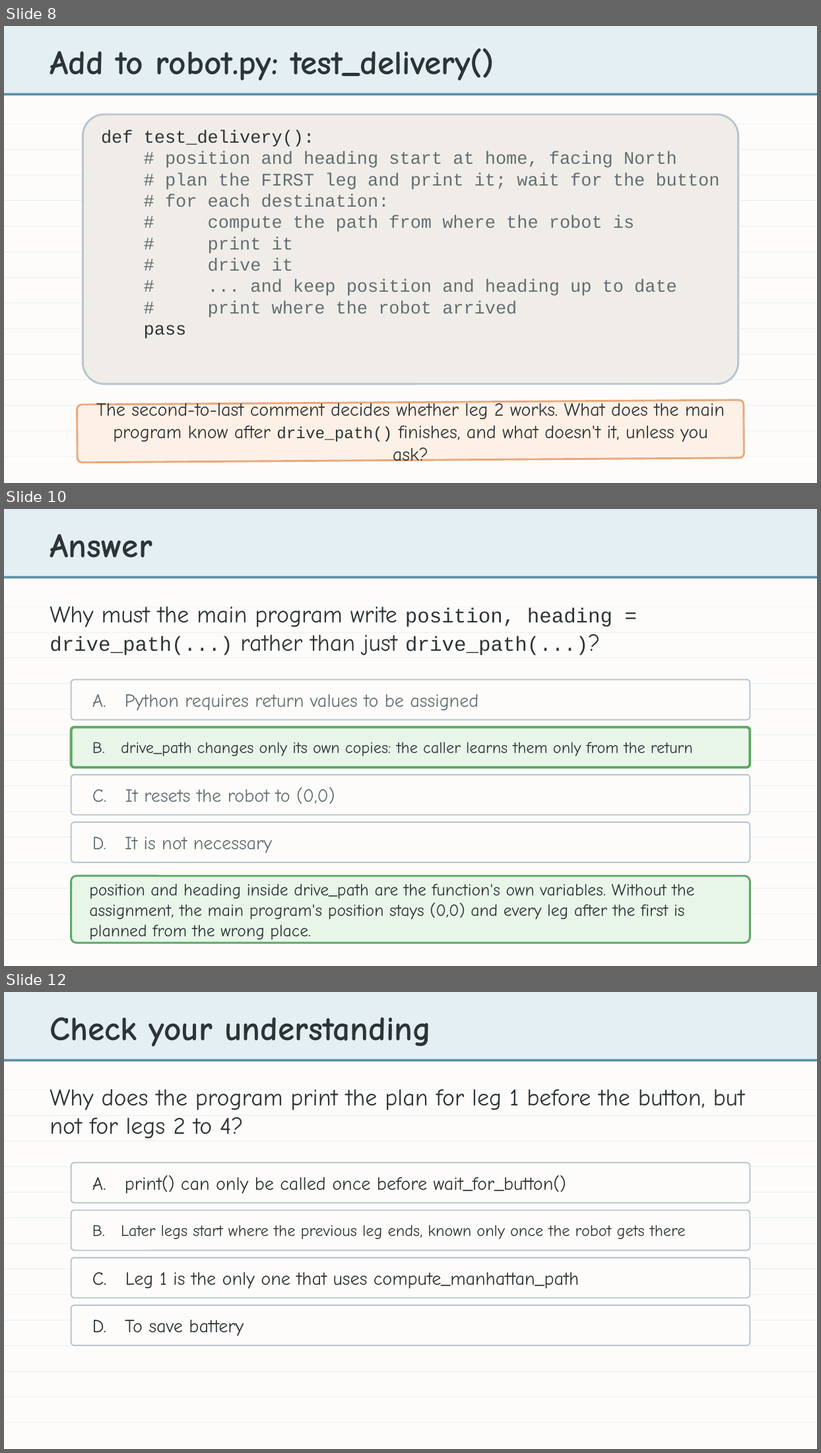
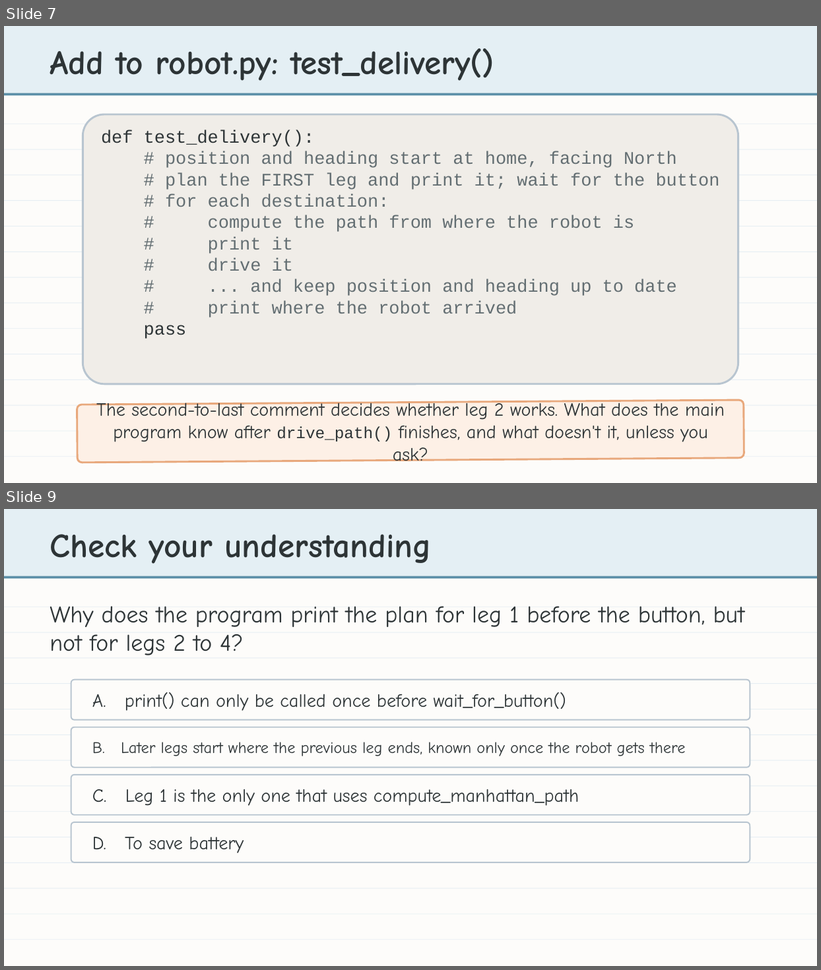
Before and after one commit to bradamiller/LearningPython, a slide deck: static/slides/module-04-manhattan/module-4-lesson-07-final-project.pptx. Shown one above the other, each under a label of ours: slides 8, 10 and 12 before the commit, slides 7 and 9 after it; the slides between them are not shown. The pictures are 821x1453 and 821x970 pixels, drawn with LibreOffice and Linux fonts; fonts in the diff are those of the drawing. Boxes give left, top, right and bottom in pixels: in the first picture for what was removed or moved away, otherwise in the second. Text is boxed around its words. In the diff, an @@ line names an element or a change of style, - is before the commit and + after.

```diff
--- a/static/slides/module-04-manhattan/module-4-lesson-07-final-project.pptx
+++ b/static/slides/module-04-manhattan/module-4-lesson-07-final-project.pptx
@@ slide 10 removed at (4,509,817,966), background #FDFCFA @@
@@ rectangle removed at (4,509,817,576) @@
@@ text removed at (50,534,152,558) @@
-Answer
@@ rectangle removed at (4,576,817,578) @@
@@ rectangle removed at (4,607,817,607) @@
@@ text removed at (50,606,613,656) @@
-Why must the main program write position, heading = drive_path(...) rather than just drive_path(...)?
@@ rectangle removed at (4,632,817,633) @@
@@ rectangle removed at (4,658,817,658) @@
@@ rectangle removed at (4,683,817,684) @@
@@ rounded rectangle removed at (71,680,750,720) @@
@@ text removed at (92,694,479,711) @@
-A. Python requires return values to be assigned
@@ rectangle removed at (4,709,817,710) @@
@@ rectangle removed at (4,735,817,735) @@
@@ rounded rectangle removed at (71,727,750,768) @@
@@ text removed at (92,742,693,757) @@
-B. drive_path changes only its own copies: the caller learns them only from the return
@@ rectangle removed at (4,760,817,761) @@
@@ rounded rectangle removed at (71,775,750,815) @@
@@ rectangle removed at (4,786,817,787) @@
@@ text removed at (92,788,335,804) @@
-C. It resets the robot to (0,0)
@@ rectangle removed at (4,811,817,812) @@
@@ rounded rectangle removed at (71,823,750,863) @@
@@ rectangle removed at (4,837,817,838) @@
@@ text removed at (92,837,272,854) @@
-D. It is not necessary
@@ rectangle removed at (4,863,817,863) @@
@@ rounded rectangle removed at (71,876,750,943) @@
@@ text removed at (89,884,694,940) @@
-position and heading inside drive_path are the function's own variables. Without the assignment, the main program's position stays (0,0) and every leg after the first is planned from the wrong place.
@@ rectangle removed at (4,889,817,889) @@
@@ rectangle removed at (4,914,817,915) @@
@@ rectangle removed at (4,940,817,940) @@
@@ what was slide 8 is now slide 7 @@
@@ what was slide 12 is now slide 9 @@
```
Also in this commit, not shown: 5 slides changed, 7 other slides removed, 2 other files.
